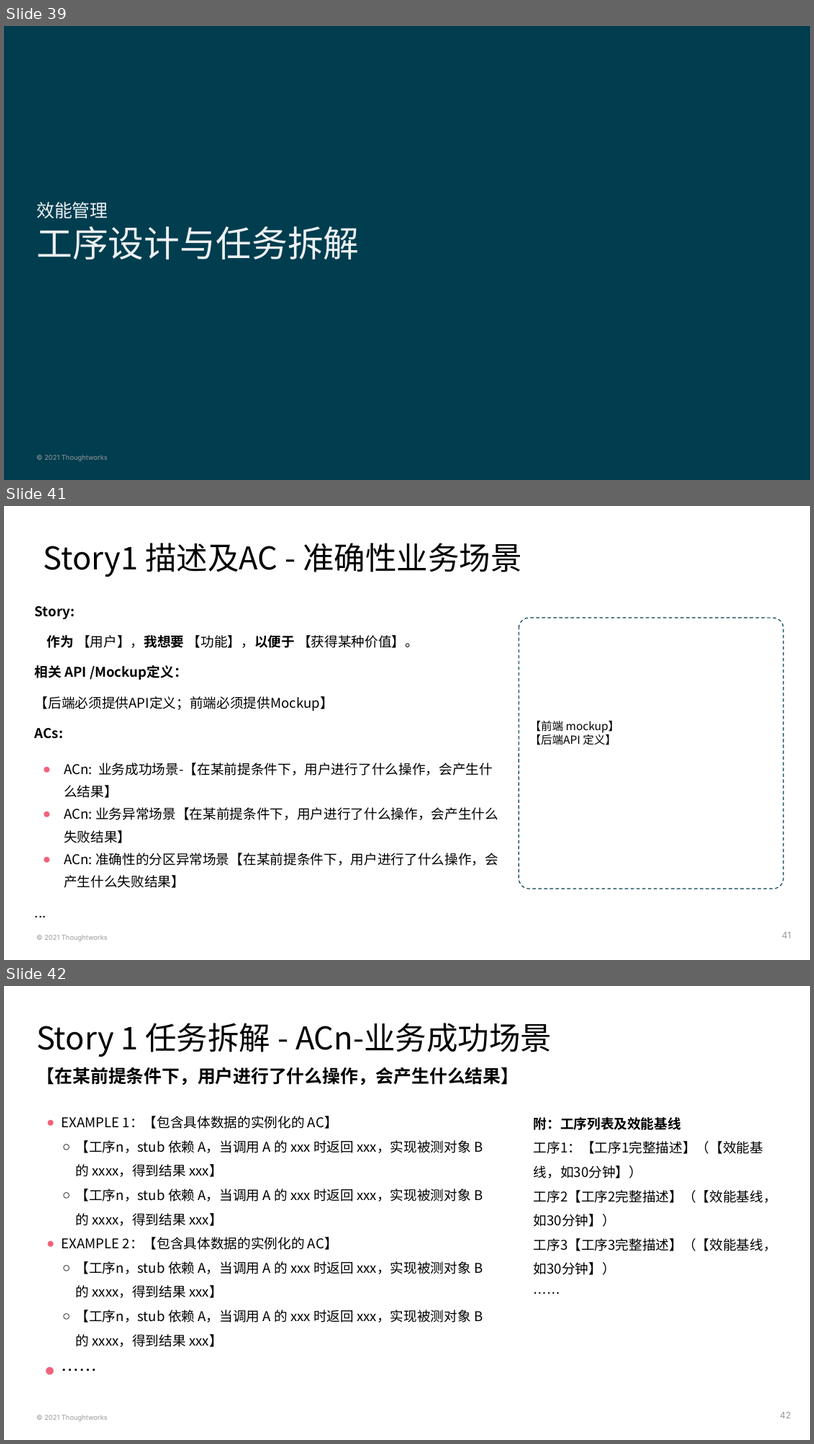
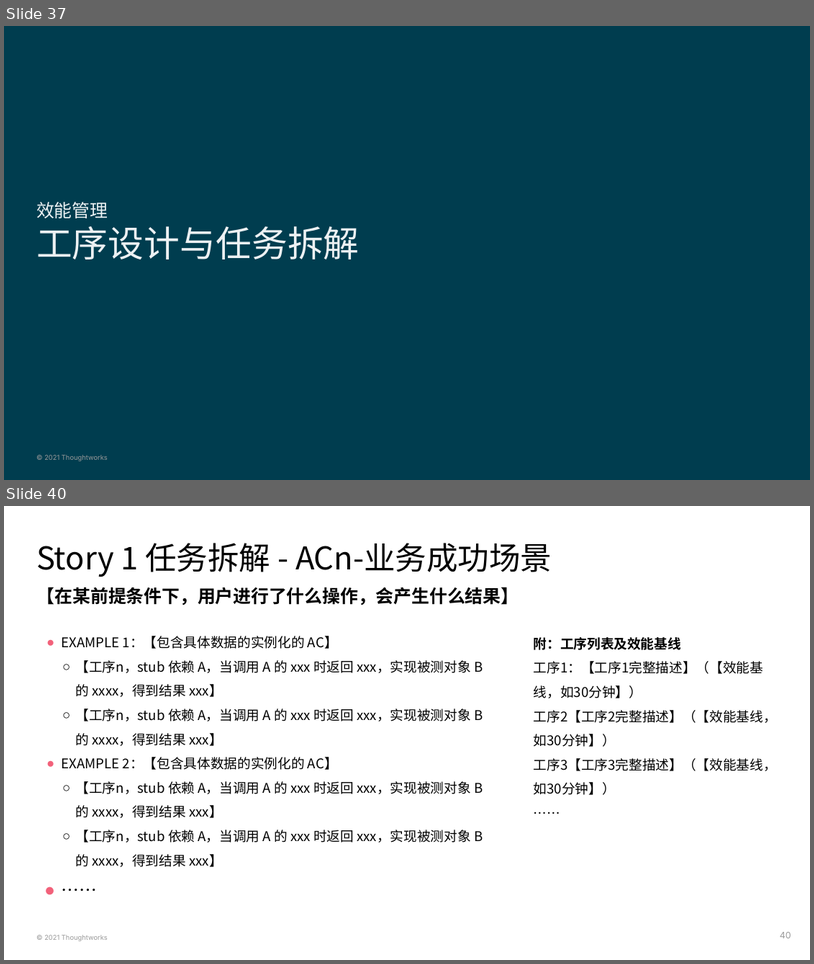
Before and after one commit to deesyx/heima, a slide deck: doc/PS4 黑马考核-项目On-boarding模板-胡炫光.pptx. Shown one above the other, each under a label of ours: slides 39, 41 and 42 before the commit, slides 37 and 40 after it; the slides between them are not shown. The pictures are 814x1444 and 814x964 pixels, drawn with LibreOffice and Linux fonts; fonts in the diff are those of the drawing; background and template pictures are left out. Boxes give left, top, right and bottom in pixels: in the first picture for what was removed or moved away, otherwise in the second. Text is boxed around its words. In the diff, an @@ line names an element or a change of style, - is before the commit and + after.

```diff
--- a/doc/PS4 黑马考核-项目On-boarding模板-胡炫光.pptx
+++ b/doc/PS4 黑马考核-项目On-boarding模板-胡炫光.pptx
@@ slide 41 removed at [4,506,810,960], background #FFFFFF; not listed: 1 template element that a slide beside it also shows @@
@@ title removed at [44,543,522,577] @@
-Story1 描述及AC - 准确性业务场景
@@ text removed at [35,606,499,888] @@
-Story:
-作为 【用户】，我想要 【功能】，以便于 【获得某种价值】。
-相关 API /Mockup定义：
-【后端必须提供API定义；前端必须提供Mockup】
-ACs:
-● ACn: 业务成功场景-【在某前提条件下，用户进行了什么操作，会产生什么结果】
-● ACn: 业务异常场景【在某前提条件下，用户进行了什么操作，会产生什么失败结果】
-● ACn: 准确性的分区异常场景【在某前提条件下，用户进行了什么操作，会产生什么失败结果】
-...
@@ rounded rectangle removed at [520,618,784,888] @@
-【前端 mockup】
-【后端API 定义】
@@ page number removed at [782,932,792,938] @@
-41
@@ what was slide 39 is now slide 37 @@
@@ what was slide 42 is now slide 40 @@
@@ page number at [780,932,792,938]: text changed @@
-42
+40
```
Also in this commit, not shown: 8 slides changed, 2 slides added, 3 other slides removed, 4 other files.
